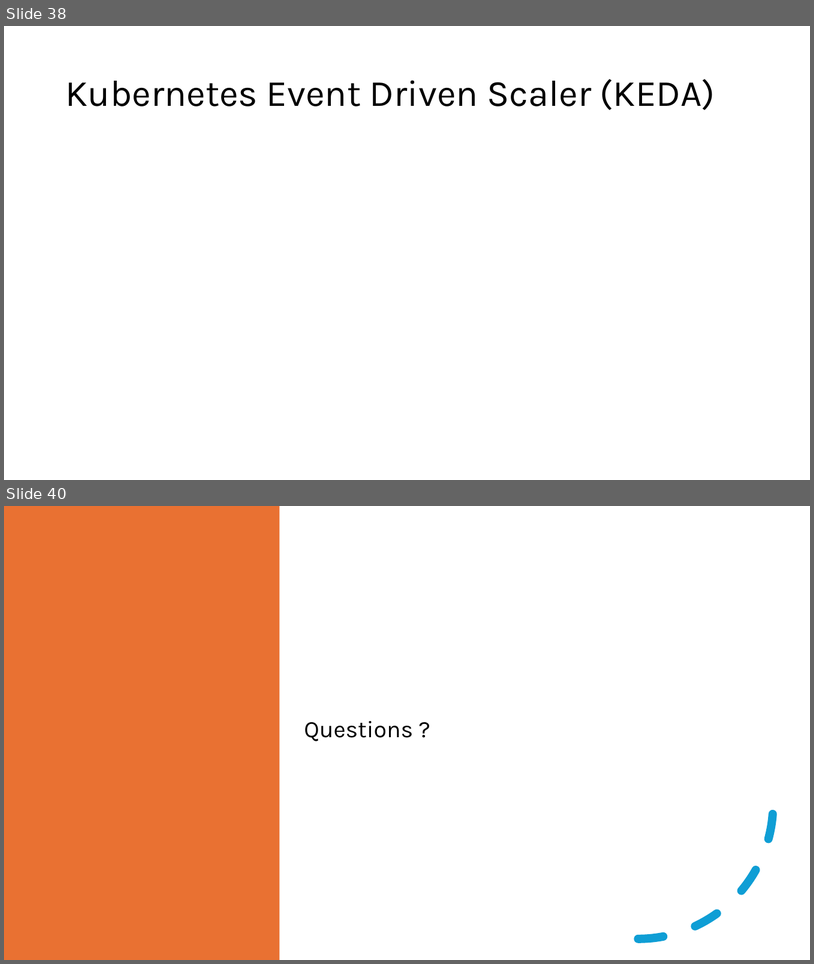
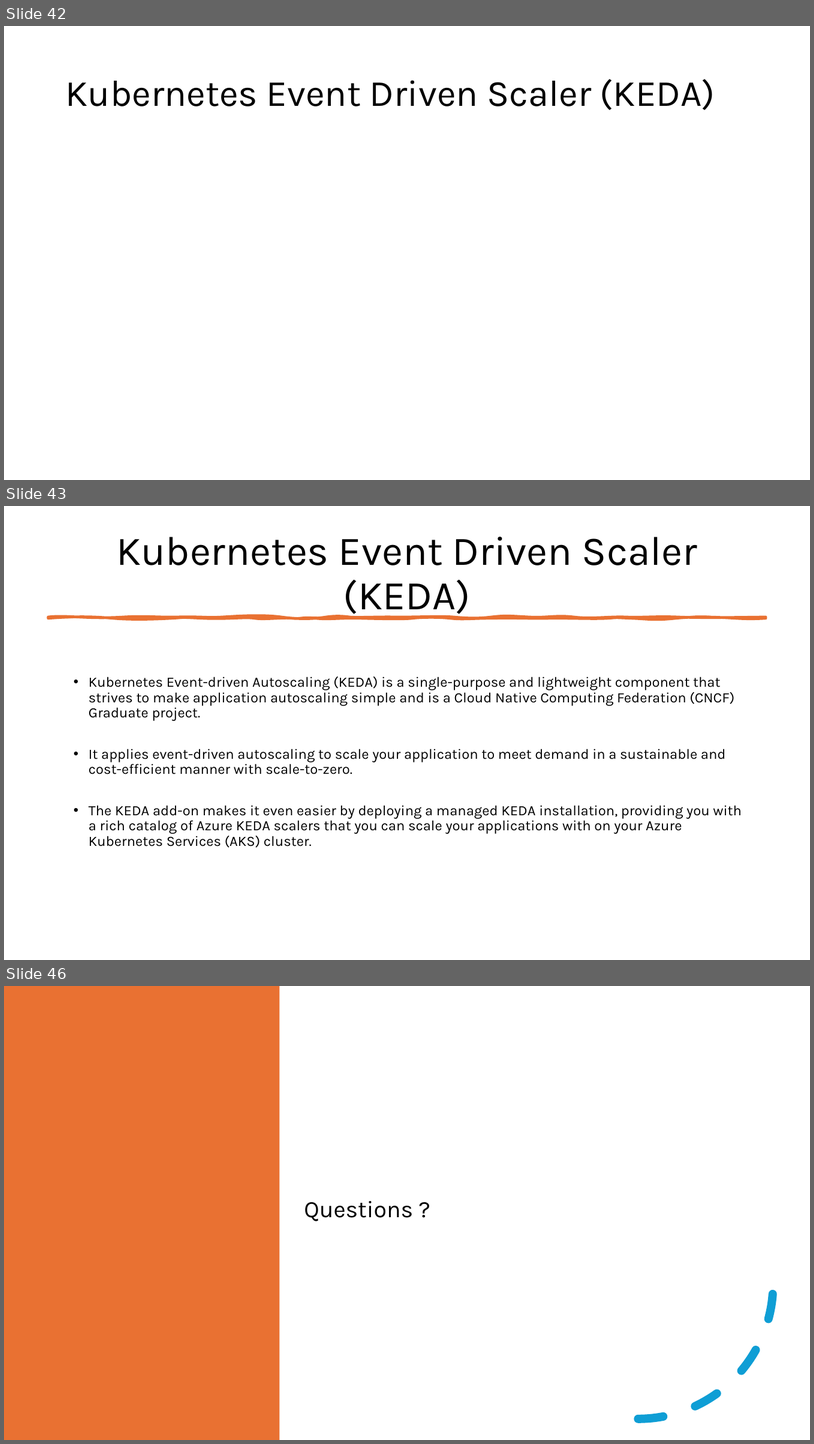
Before and after one commit to fhbilgen/AKSWorkshop, a slide deck: AKS_02_Node_Pools.pptx. Shown one above the other, each under a label of ours: slides 38 and 40 before the commit, slides 42, 43 and 46 after it; the slides between them are not shown. The pictures are 814x964 and 814x1444 pixels, drawn with LibreOffice and Linux fonts; fonts in the diff are those of the drawing. Boxes give left, top, right and bottom in pixels: in the first picture for what was removed or moved away, otherwise in the second. Text is boxed around its words. In the diff, an @@ line names an element or a change of style, - is before the commit and + after.

```diff
--- a/AKS_02_Node_Pools.pptx
+++ b/AKS_02_Node_Pools.pptx
@@ slide 43 added at box(4, 506, 810, 960), background #FFFFFF @@
@@ title added at box(116, 537, 698, 619), 48.6 pt, text #000000 @@
+Kubernetes Event Driven Scaler (KEDA)
@@ freeform shape added at box(48, 617, 766, 618), fill #E97132, outline #E97132 3.25 pt @@
@@ text added at box(89, 676, 742, 847), 17 pt, text #000000 @@
+• Kubernetes Event-driven Autoscaling (KEDA) is a single-purpose and lightweight component that strives to make application autoscaling simple and is a Cloud Native Computing Federation (CNCF) Graduate project.
+• It applies event-driven autoscaling to scale your application to meet demand in a sustainable and cost-efficient manner with scale-to-zero.
+• The KEDA add-on makes it even easier by deploying a managed KEDA installation, providing you with a rich catalog of Azure KEDA scalers that you can scale your applications with on your Azure Kubernetes Services (AKS) cluster.
@@ what was slide 38 is now slide 42 @@
@@ what was slide 40 is now slide 46 @@
```
Also in this commit, not shown: 7 other slides added, 2 slides removed, 6 other files.
